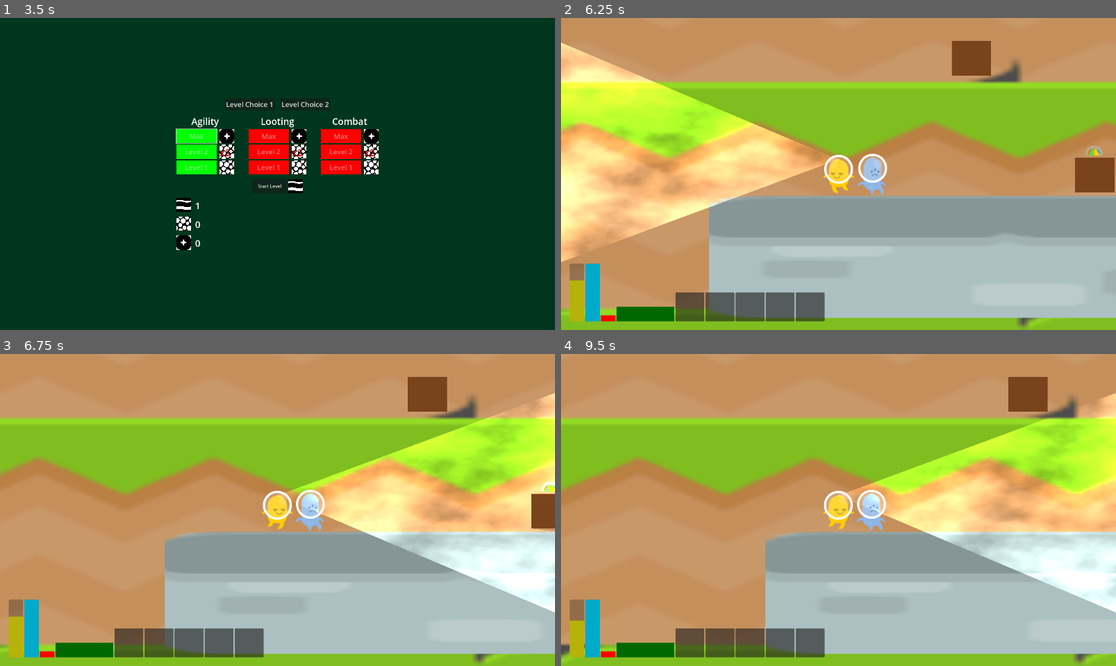
Above: before the commit, frames 1-4 (two rows, left to right).
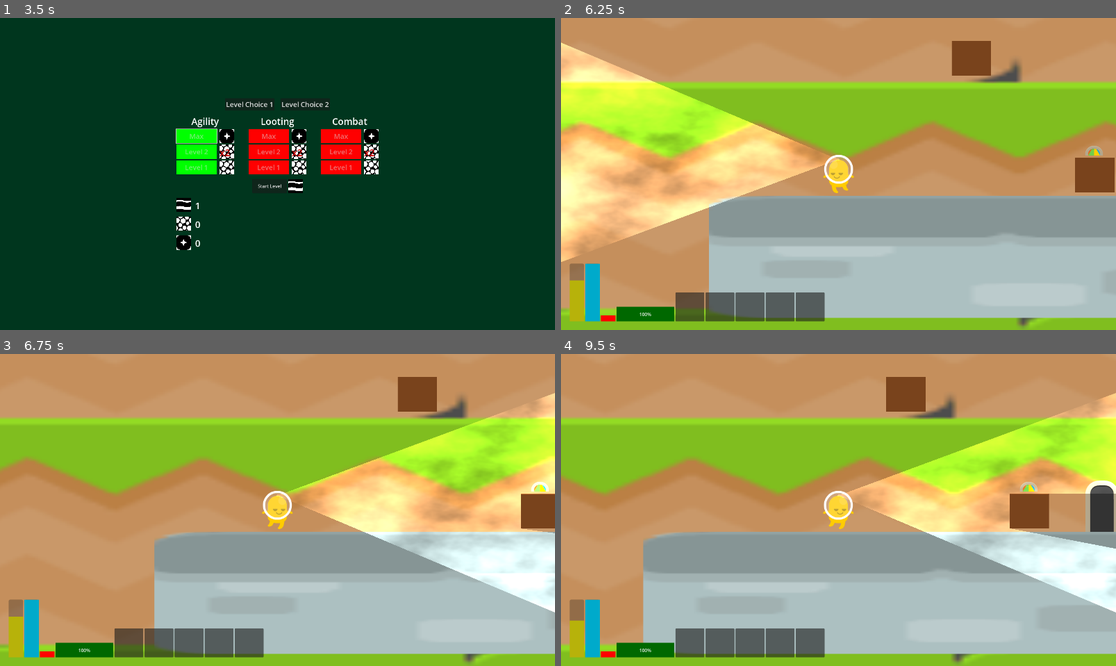
Above: after the commit, the same moments.

Repository: super-Colin/godot-rogue-halls
Game: Godot game, scene res://game.tscn
The game is run twice, just before and just after one commit, with the same random seed, the same clock (stepped at 60 frames per second) and the same inputs.
Inputs (mouse positions are in pixels of both pictures, inside the frame that each line leads up to):
- Up to frame 1 (3.5 s): click "New Run" at 0.5 s; click "Level 1" at 1.25 s; click "Level 2" at 2 s; click "Max" at 2.75 s
- Up to frame 2 (6.25 s): click "Start Level" at 3.5 s; move the mouse to (960, 158) at 4.27 s; hold Right (Move_Right) 4.28-5.78 s; click (960, 158) at 4.35 s; tap Space (Jump) at 4.52, 5.27 s; move the mouse to (727, 189) at 5.02 s; tap C (Interact) at 5.1 s; move the mouse to (894, 105) at 5.77 s; hold Left (Move_Left) from 5.78 s (still down); click (894, 105) at 5.85 s
- Up to frame 3 (6.75 s): move the mouse to (249, 572) at 6.52 s; release Left (Move_Left) at 6.53 s; hold Right (Move_Right) from 6.53 s (still down); tap C (Interact) at 6.6 s
- Up to frame 4 (9.5 s): tap Space (Jump) at 6.77, 7.52, 8.27 s; move the mouse to (1005, 556) at 7.27 s; click (1005, 556) at 7.35 s; move the mouse to (672, 463) at 8.02 s; release Right (Move_Right) at 8.03 s; hold Left (Move_Left) 8.03-8.78 s; tap C (Interact) at 8.1 s; move the mouse to (866, 510) at 8.77 s; hold Right (Move_Right) from 8.78 s (still down); click (866, 510) at 8.85 s

Frame 1 is identical in both runs. In frame 2, 0.5% of the frame differs, in the area x 14-59%, y 43-96%; in frame 3, 4.3%; in frame 4, 22%, in the area x 0-100%, y 7-100%.

Commit message:
can kill enemy

Diff:
--- a/enemy.gd
+++ b/enemy.gd
@@ -50,6 +50,15 @@
 
 var health = 100.0
 var dead = false
+
+func hitByLaser(laser):
+	takeDamage(laser.damage)
+
+func takeDamage(amount):
+	health -= amount
+	if health <= 0:
+		$'.'.queue_free()
+
 
 func _physics_process(delta):
 	if dead or not Globals.playerInLevel:
--- a/game.gd
+++ b/game.gd
@@ -22,7 +22,7 @@
 func startNewRun():
 	print("game - starting new run")
 	%MainMenu.visible = false
-	#generateLevel()
+	Inventory.newRunSetup()
 	showShipMenu()
 
 func startLevel():
--- a/inventory_manager.gd
+++ b/inventory_manager.gd
@@ -1,25 +1,14 @@
 extends Node
 
 
-var shipInventory = {
+var startingShipInventory = {
 	Inventory.items.fuel:1,
 	Inventory.items.scrap:3,
 	Inventory.items.core:1,
 }
+var shipInventory = startingShipInventory
 
 
-func canShipAffordCost(costDict)->bool:
-	for item in costDict:
-		if not shipInventory.has(item):
-			return false
-		if costDict[item] > shipInventory[item]:
-			return false
-	print("inv - can afford: ", costDict)
-	return true
-
-func payCostFromShipInventory(costDict):
-	for item in costDict:
-		shipInventory[item] -= costDict[item]
 
 var playerInventory = {}
 var itemsInPlayerInventory = 0
@@ -58,20 +47,31 @@
 
 
 
-func _ready() -> void:
-	if Globals.playerRef:
-		newRunSetup()
-	else:
-		Globals.s_playerReady.connect(newRunSetup)
+#func _ready() -> void:
+	#if Globals.playerRef:
+		#newRunSetup()
+	#else:
+		#Globals.s_playerReady.connect(newRunSetup)
 
 
 func newRunSetup():
-	shipInventory = {}
+	shipInventory = startingShipInventory
 	playerInventory = {}
 
 
 
+func canShipAffordCost(costDict)->bool:
+	for item in costDict:
+		if not shipInventory.has(item):
+			return false
+		if costDict[item] > shipInventory[item]:
+			return false
+	#print("inv - can afford: ", costDict)
+	return true
 
+func payCostFromShipInventory(costDict):
+	for item in costDict:
+		shipInventory[item] -= costDict[item]
 
 
 
--- a/laser_projectile.gd
+++ b/laser_projectile.gd
@@ -1,7 +1,7 @@
 extends Area2D
 
-@export var projectileSpeed = 10
-
+var projectileSpeed = 10
+var damage = 60
 
 func _ready() -> void:
 	$'.'.area_entered.connect(_area_entered)
@@ -16,6 +16,8 @@
 
 func _body_entered(body):
 	print("laser - body", body)
+	if "hitByLaser" in body:
+		body.hitByLaser($'.')
 	$".".queue_free()
 
 
--- a/player_ui.tscn
+++ b/player_ui.tscn
@@ -117,7 +117,6 @@
 size_flags_vertical = 8
 theme_override_styles/fill = SubResource("StyleBoxFlat_654h1")
 value = 100.0
-show_percentage = false
 
 [node name="Inventory" type="HBoxContainer" parent="HBoxContainer"]
 unique_name_in_owner = true
--- a/ship_menu.gd
+++ b/ship_menu.gd
@@ -6,21 +6,28 @@
 
 
 func _ready() -> void:
-	%StartLevelButton.pressed.connect(func():Globals.s_startLevel.emit())
+	%StartLevelButton.pressed.connect(travelToLevel)
 	#updateInventoryDisplay()
+
+var levelTravelCost = {Inventory.items.fuel:1}
+func travelToLevel():
+	Inventory.payCostFromShipInventory(levelTravelCost)
+	Globals.s_startLevel.emit()
+
 
 
 
 func setupUpgradeTree():
 	updateInventoryDisplay()
 	for skill in Stats.trees:
-		print("ship menu - skill: ", skill, ", upgrades: ", Stats.upgrades[skill])
+		#print("ship menu - skill: ", skill, ", upgrades: ", Stats.upgrades[skill])
 		setupSkillBranch(skill)
 		#if skill == Stats.trees.agility:
 			#
 
 
 func updateInventoryDisplay():
+	print("ship menu - inventory is: ", Inventory.shipInventory)
 	%FuelInventory/Label.text = str(Inventory.shipInventory[Inventory.items.fuel])
 	%ScrapInventory/Label.text = str(Inventory.shipInventory[Inventory.items.scrap])
 	%CoreInventory/Label.text = str(Inventory.shipInventory[Inventory.items.core])
@@ -35,7 +42,7 @@
 		parentNode = %CombatTree
 	var highestTierBought = 0
 	for tier in Stats.upgrades[skillBranch]:
-		print("ship menu - tier: ", tier, ", cost: ", Stats.upgrades[skillBranch][tier]["cost"])
+		#print("ship menu - tier: ", tier, ", cost: ", Stats.upgrades[skillBranch][tier]["cost"])
 		var button = parentNode.get_node("Level"+ str(tier) +"/Button")
 		if button.pressed.is_connected(buySkillUpgrade):
 			button.pressed.disconnect(buySkillUpgrade)
@@ -52,7 +59,7 @@
 			markButtonAsCantAfford(button)
 
 func buySkillUpgrade(branch, tier):
-	print("ship - bought upgrade: ", branch, ": ", tier)
+	#print("ship - bought upgrade: ", branch, ": ", tier)
 	Inventory.payCostFromShipInventory(Stats.upgrades[branch][tier]["cost"])
 	Stats.boughtUpgrade(branch, tier)
 	#setupSkillBranch(branch)
